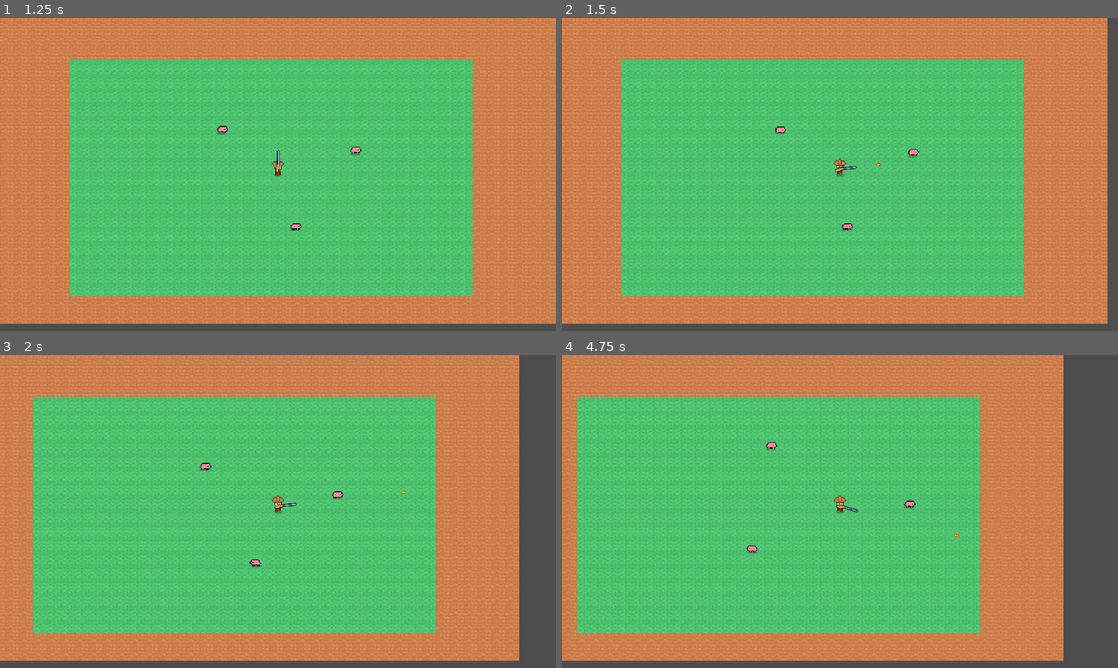
Above: before the commit, frames 1-4 (two rows, left to right).
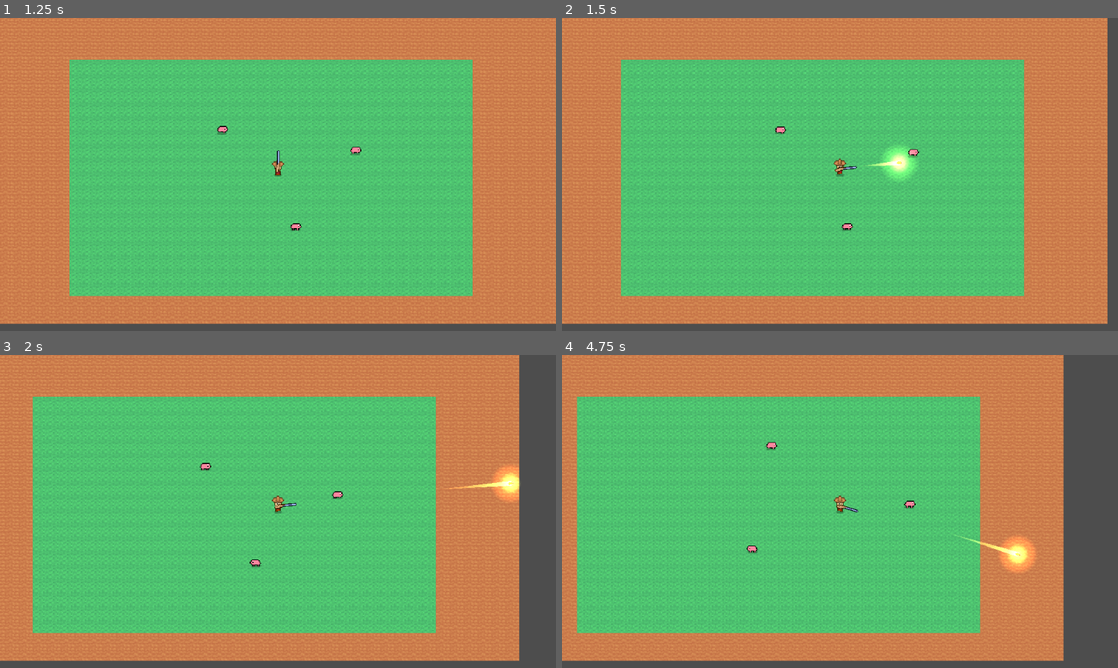
Above: after the commit, the same moments.

Repository: QuocKhangDA22TTD/game_projects
Game: Godot game, scene res://scenes/MainMenu.tscn
Same seed, same stepped clock (60 frames per second), same inputs: the game is played once before the commit and once after it.
Inputs (mouse positions are in pixels of both pictures, inside the frame that each line leads up to):
- Up to frame 1 (1.25 s): click "BẮT ĐẦU" at 0.5 s
- Up to frame 2 (1.5 s): move the mouse to (962, 158) at 1.27 s; hold D (move_right) from 1.28 s (still down); click (962, 158) at 1.35 s
- Up to frame 3 (2 s): keep holding D (move_right)
- Up to frame 4 (4.75 s): move the mouse to (728, 527) at 2.02 s; release D (move_right) at 2.03 s; hold S (move_down) 2.03-2.78 s; click (728, 527) at 2.1 s; move the mouse to (895, 442) at 2.77 s; hold D (move_right) 2.78-3.53 s; click (895, 442) at 2.85 s; move the mouse to (812, 574) at 3.52 s; hold W (move_up) 3.53-4.28 s; click (812, 574) at 3.6 s; move the mouse to (1006, 558) at 4.27 s; hold A (move_left) from 4.28 s (still down); click (1006, 558) at 4.35 s

Frame 1 is identical in both runs. In frame 2, 0.5% of the frame differs, in the area x 54-64%, y 40-52%; in frame 3, 0.5%; in frame 4, 0.7%, in the area x 70-86%, y 57-70%.

Commit message:
thêm hiệu ứng cho súng

Diff:
--- a/unnamed-1/scenes/bullet.tscn
+++ b/unnamed-1/scenes/bullet.tscn
@@ -10,13 +10,58 @@
 [sub_resource type="RectangleShape2D" id="RectangleShape2D_bullet"]
 size = Vector2(6, 3)
 
+[sub_resource type="CanvasItemMaterial" id="CanvasItemMaterial_add"]
+blend_mode = 1
+
+[sub_resource type="Gradient" id="Gradient_glow"]
+offsets = PackedFloat32Array(0, 1)
+colors = PackedColorArray(1, 1, 1, 1, 1, 1, 1, 0)
+
+[sub_resource type="GradientTexture2D" id="GradientTexture2D_glow"]
+gradient = SubResource("Gradient_glow")
+width = 32
+height = 32
+fill = 1
+fill_from = Vector2(0.5, 0.5)
+fill_to = Vector2(1, 0.5)
+
+[sub_resource type="Gradient" id="Gradient_trail"]
+offsets = PackedFloat32Array(0, 1)
+colors = PackedColorArray(1, 0.6, 0.15, 0, 1, 0.85, 0.35, 0.9)
+
+[sub_resource type="Curve" id="Curve_trail"]
+_data = [Vector2(0, 0.1), 0.0, 0.0, 0, 0, Vector2(1, 1), 0.0, 0.0, 0, 0]
+point_count = 2
+
 [node name="Bullet" type="Area2D" unique_id=997869165]
 collision_layer = 0
 collision_mask = 2
 script = ExtResource("1_bullet")
 
+[node name="Trail" type="Line2D" parent="."]
+top_level = true
+width = 5.0
+width_curve = SubResource("Curve_trail")
+gradient = SubResource("Gradient_trail")
+joint_mode = 2
+begin_cap_mode = 2
+end_cap_mode = 2
+material = SubResource("CanvasItemMaterial_add")
+
+[node name="Glow" type="Sprite2D" parent="."]
+material = SubResource("CanvasItemMaterial_add")
+modulate = Color(1, 0.75, 0.3, 0.85)
+scale = Vector2(0.8, 0.8)
+texture = SubResource("GradientTexture2D_glow")
+
 [node name="Sprite2D" type="Sprite2D" parent="." unique_id=1363054327]
 texture = SubResource("AtlasTexture_y25gk")
+
+[node name="Light" type="PointLight2D" parent="."]
+color = Color(1, 0.7, 0.3, 1)
+energy = 1.1
+texture = SubResource("GradientTexture2D_glow")
+texture_scale = 1.5
 
 [node name="CollisionShape2D" type="CollisionShape2D" parent="." unique_id=1289307116]
 shape = SubResource("RectangleShape2D_bullet")
--- a/unnamed-1/scripts/bullet.gd
+++ b/unnamed-1/scripts/bullet.gd
@@ -1,24 +1,48 @@
 extends Area2D
 
-@export var speed: float = 260.0
+@export var speed: float = 460.0 # bay nhanh + có lực hơn (cũ: 260)
 @export var lifetime: float = 2.0
 @export var damage: int = 1
+@export var trail_length: int = 12 # số điểm tối đa của vệt bóng mờ
 
 var direction: Vector2 = Vector2.RIGHT
 
+@onready var trail: Line2D = $Trail
+
 func _ready() -> void:
 	rotation = direction.angle()
+	# Trail dùng top_level nên vẽ theo toạ độ global, khởi tạo tại vị trí đạn
+	trail.clear_points()
 
 
 func _physics_process(delta: float) -> void:
 	global_position += direction * speed * delta
+	_update_trail()
 	lifetime -= delta
 	if lifetime <= 0.0:
-		queue_free()
+		_fade_out()
+
+
+func _update_trail() -> void:
+	trail.add_point(global_position)
+	while trail.get_point_count() > trail_length:
+		trail.remove_point(0)
 
 
 func _on_body_entered(body: Node2D) -> void:
 	# Gây sát thương nếu vật thể có hàm take_damage (heo, enemy sau này)
 	if body.has_method("take_damage"):
 		body.take_damage(damage)
-	queue_free()
+	_fade_out()
+
+
+# Ẩn đạn nhưng để vệt bóng mờ tan dần rồi mới xoá hẳn
+func _fade_out() -> void:
+	set_physics_process(false)
+	set_deferred("monitoring", false)
+	$Sprite2D.visible = false
+	$Glow.visible = false
+	$Light.visible = false
+	var tw := create_tween()
+	tw.tween_property(trail, "modulate:a", 0.0, 0.12)
+	tw.tween_callback(queue_free)
